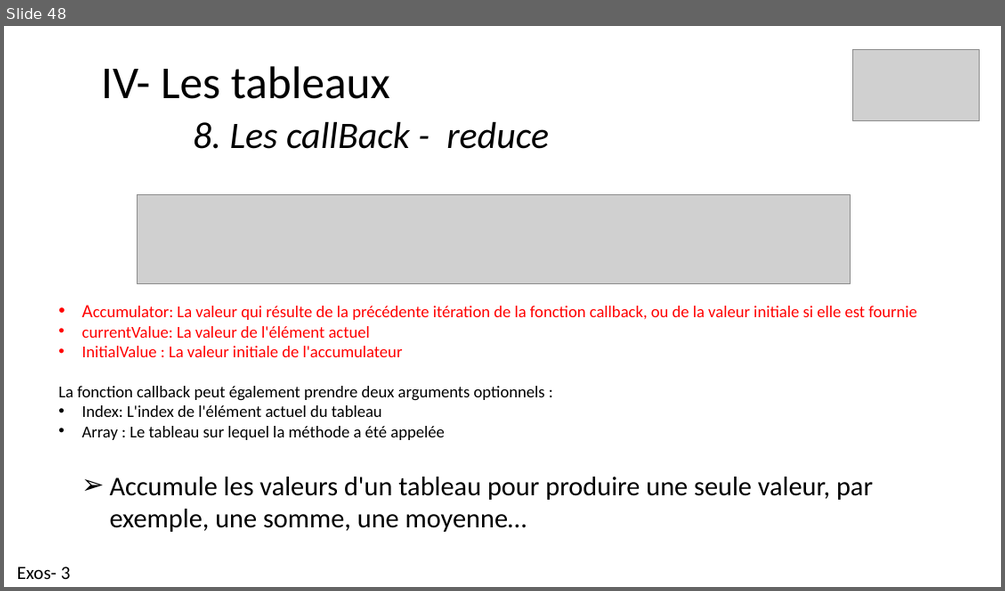
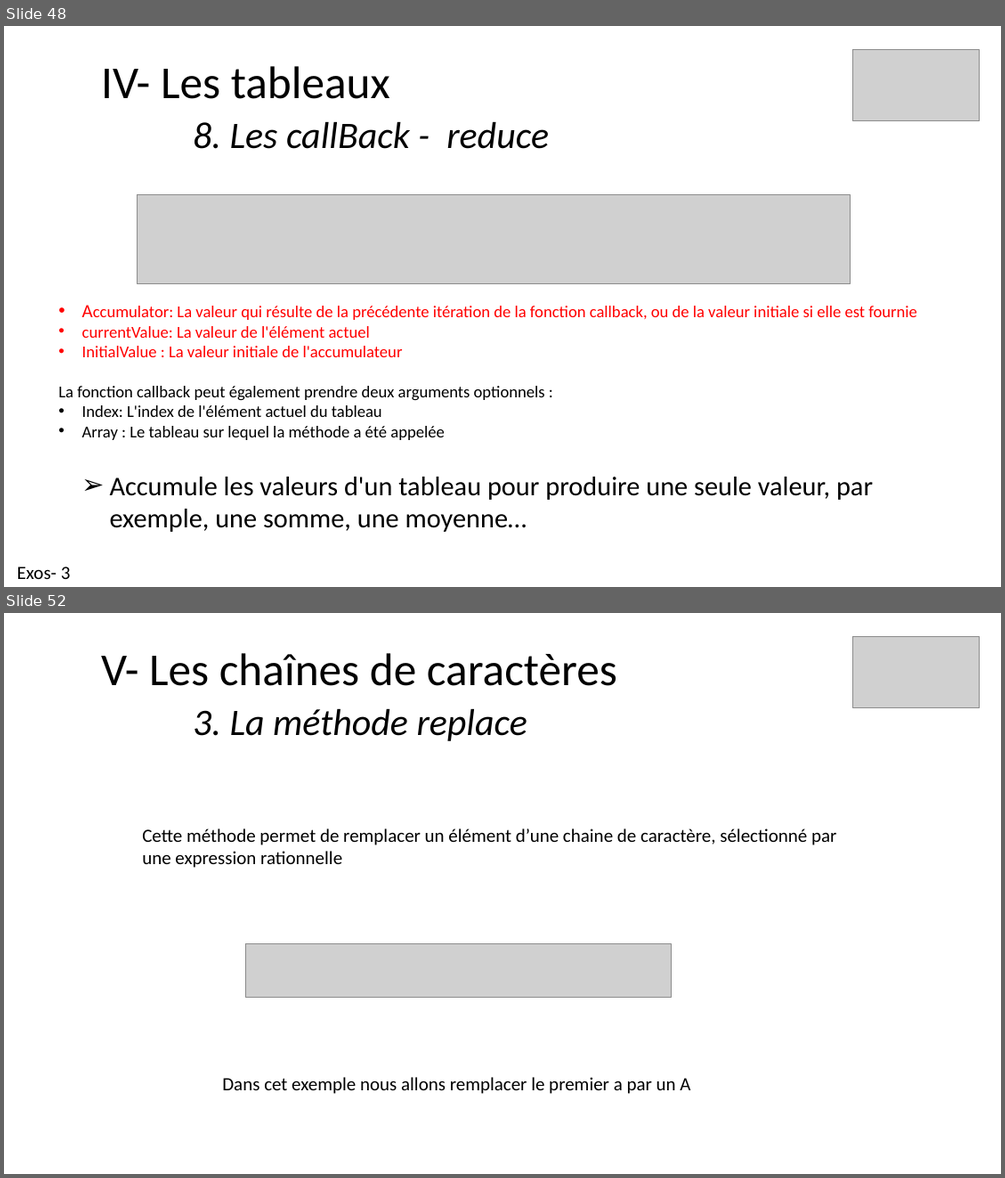
Before and after one commit to ArMb57/JavaScript, a slide deck: cours.pptx. Shown one above the other, each under a label of ours: slide 48 before the commit, slides 48 and 52 after it; the slides between them are not shown. The pictures are 1005x591 and 1005x1178 pixels, drawn with LibreOffice and Linux fonts; fonts in the diff are those of the drawing; grey boxes stand for pictures. Boxes give left, top, right and bottom in pixels: in the first picture for what was removed or moved away, otherwise in the second. Text is boxed around its words. In the diff, an @@ line names an element or a change of style, - is before the commit and + after.

```diff
--- a/cours.pptx
+++ b/cours.pptx
@@ slide 52 added at (4,613,1001,1174), background #FFFFFF @@
@@ picture added at (853,636,979,708) @@
@@ title added at (101,653,617,741), 44 pt, text #000000 @@
+V- Les chaînes de caractères
+3. La méthode replace
@@ text added at (142,828,836,868), 18 pt, text #000000 @@
+Cette méthode permet de remplacer un élément d’une chaine de caractère, sélectionné par une expression rationnelle
@@ picture added at (245,944,672,997) @@
@@ text added at (222,1077,690,1094), 18 pt, text #000000 @@
+Dans cet exemple nous allons remplacer le premier a par un A
```
Also in this commit, not shown: 3 other slides added, 4 other files.
